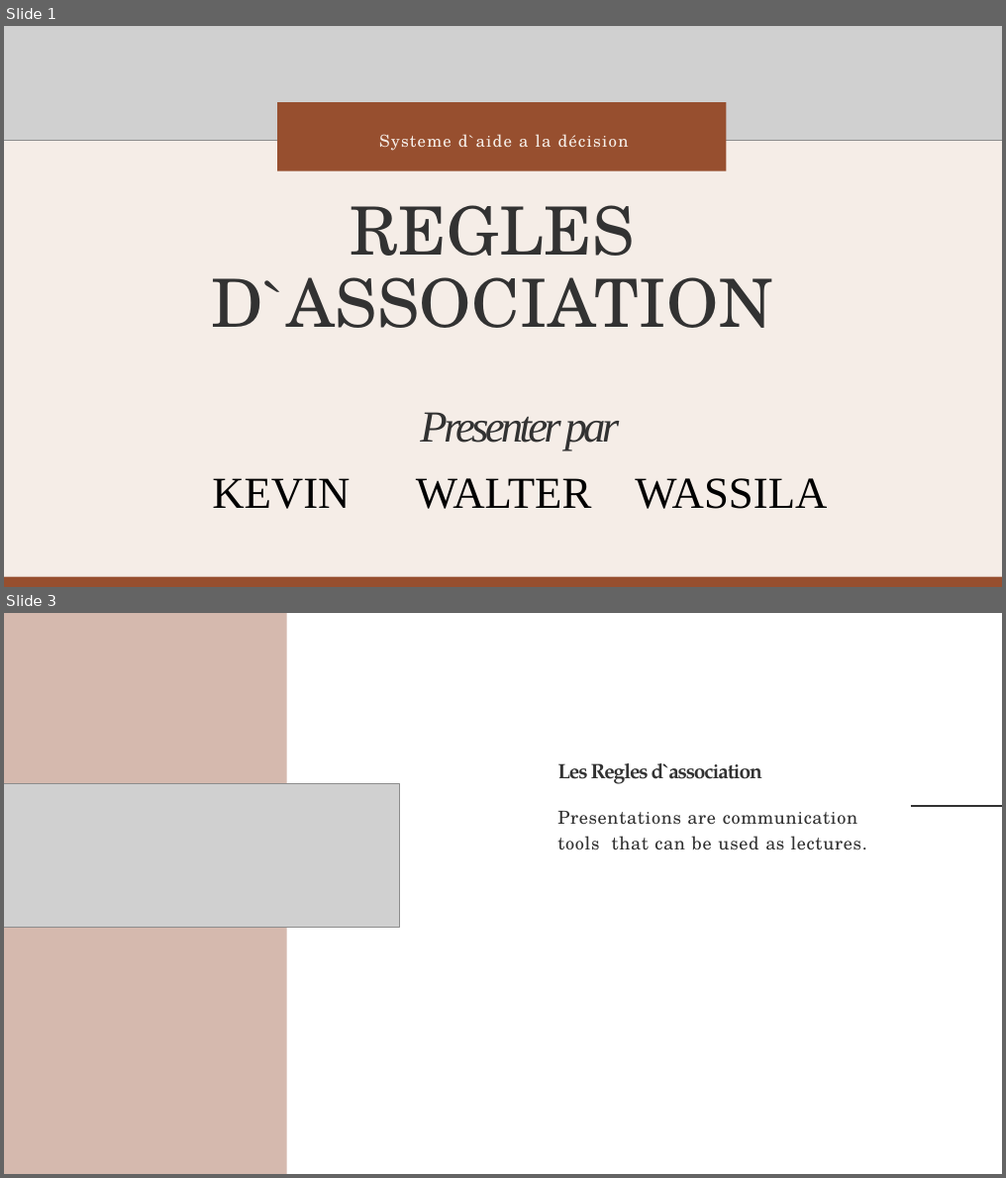
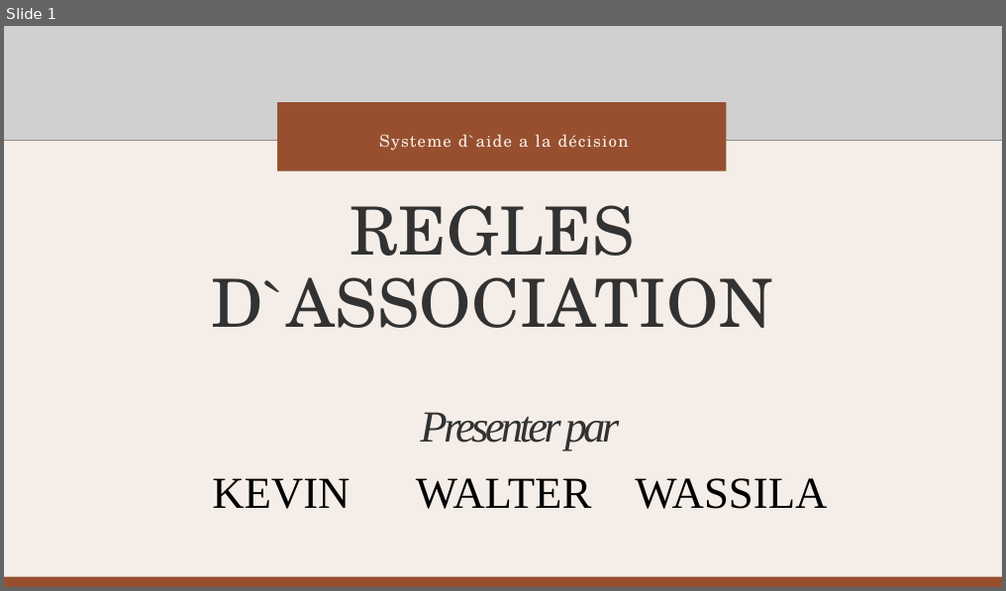
Before and after one commit to wassila90/projetADS, a slide deck: Présentation_Regles_association.pptx. Shown one above the other, each under a label of ours: slides 1 and 3 before the commit, slide 1 after it; the slides between them are not shown. The pictures are 1006x1178 and 1006x591 pixels, drawn with LibreOffice and Linux fonts; fonts in the diff are those of the drawing; grey boxes stand for pictures. Boxes give left, top, right and bottom in pixels: in the first picture for what was removed or moved away, otherwise in the second. Text is boxed around its words. In the diff, an @@ line names an element or a change of style, - is before the commit and + after.

```diff
--- a/Présentation_Regles_association.pptx
+++ b/Présentation_Regles_association.pptx
@@ slide 3 removed at [4,613,1002,1174], background #FFFFFF @@
@@ freeform shape removed at [4,613,287,1174] @@
@@ picture removed at [4,783,399,928] @@
@@ text removed at [557,763,867,851] @@
-Les Regles d`association
-Presentations are communication tools that can be used as lectures.
@@ freeform shape removed at [911,802,1002,806] @@
```
Also in this commit, not shown: 3 slides changed, 6 slides added, 4 other slides removed.
